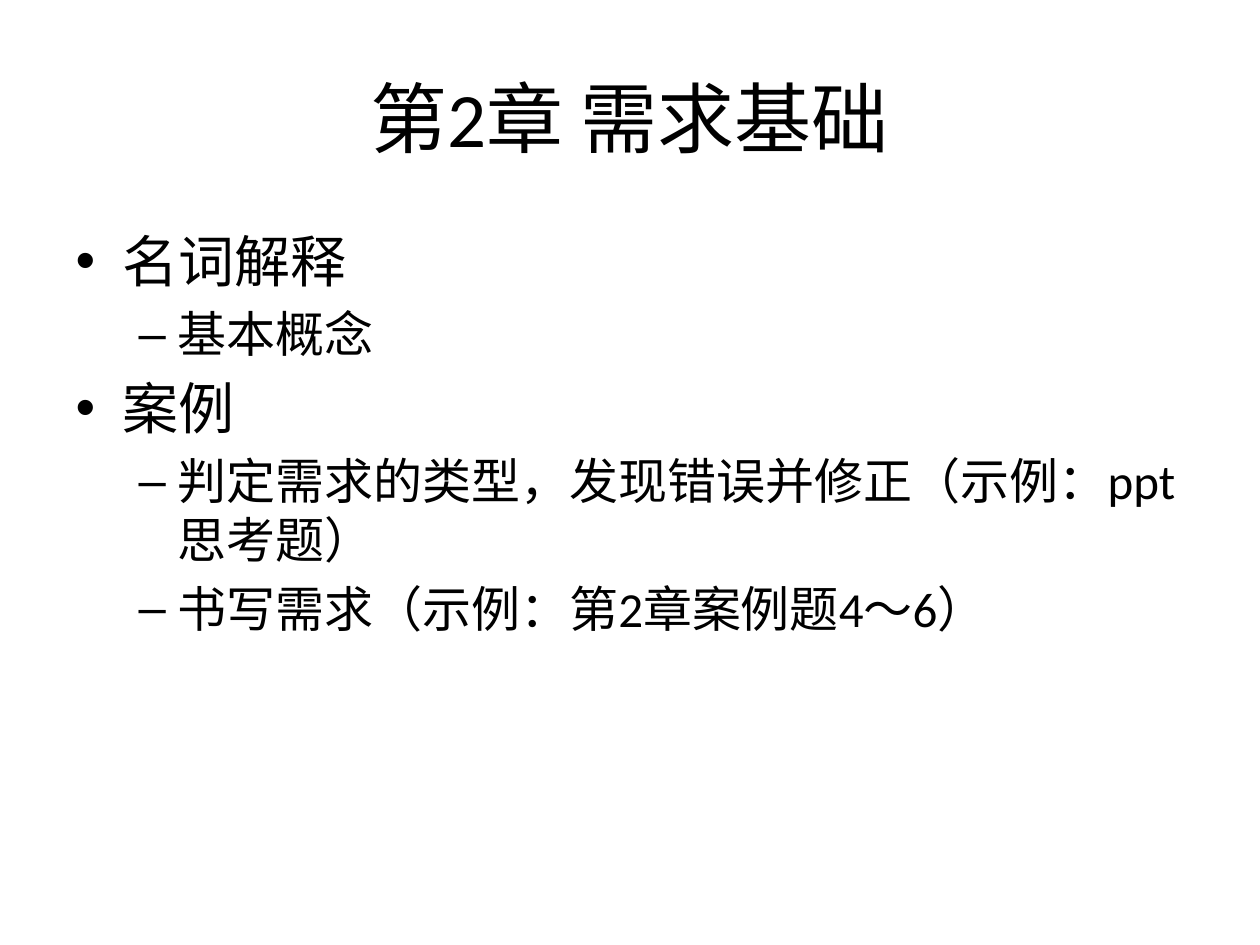
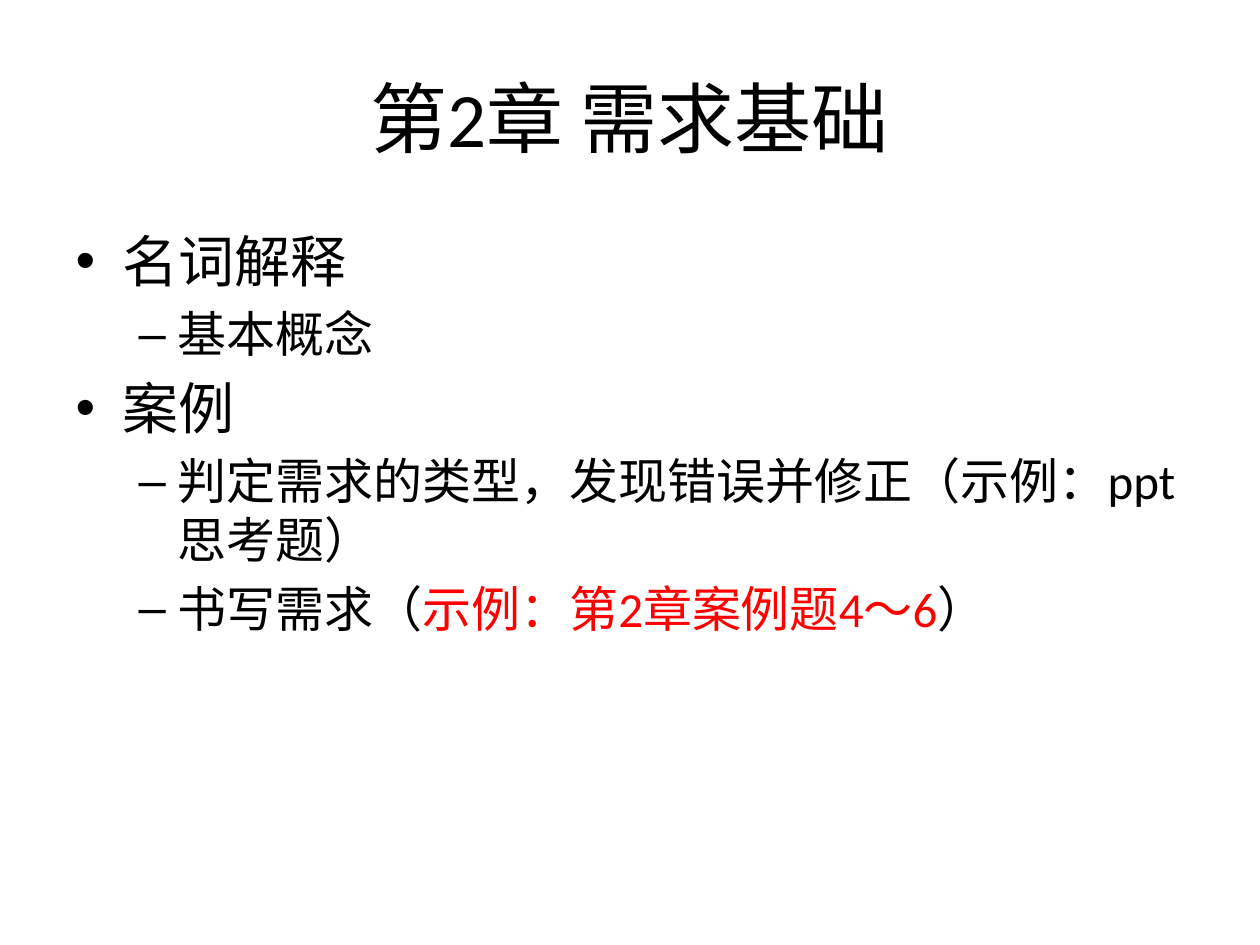
Before and after one commit to cylong1016/Requirements, a slide deck: slide 2 of 需求PPT/复习提纲.pptx. Drawn at 1260x945 pixels with LibreOffice and Linux fonts; fonts in the diff are those of the drawing. Boxes give left, top, right and bottom in pixels: in the first picture for what was removed or moved away, otherwise in the second. Text is boxed around its words. In the diff, an @@ line names an element or a change of style, - is before the commit and + after.

```diff
--- a/需求PPT/复习提纲.pptx
+++ b/需求PPT/复习提纲.pptx
@@ text at (x1=178, y1=585, x2=986, y2=632): text colour #000000 to #FF0000 in "书写需求（示例：第2章案例题4～6）" @@
```
Also in this commit, not shown: 1 other slide changed, 10 other files.
